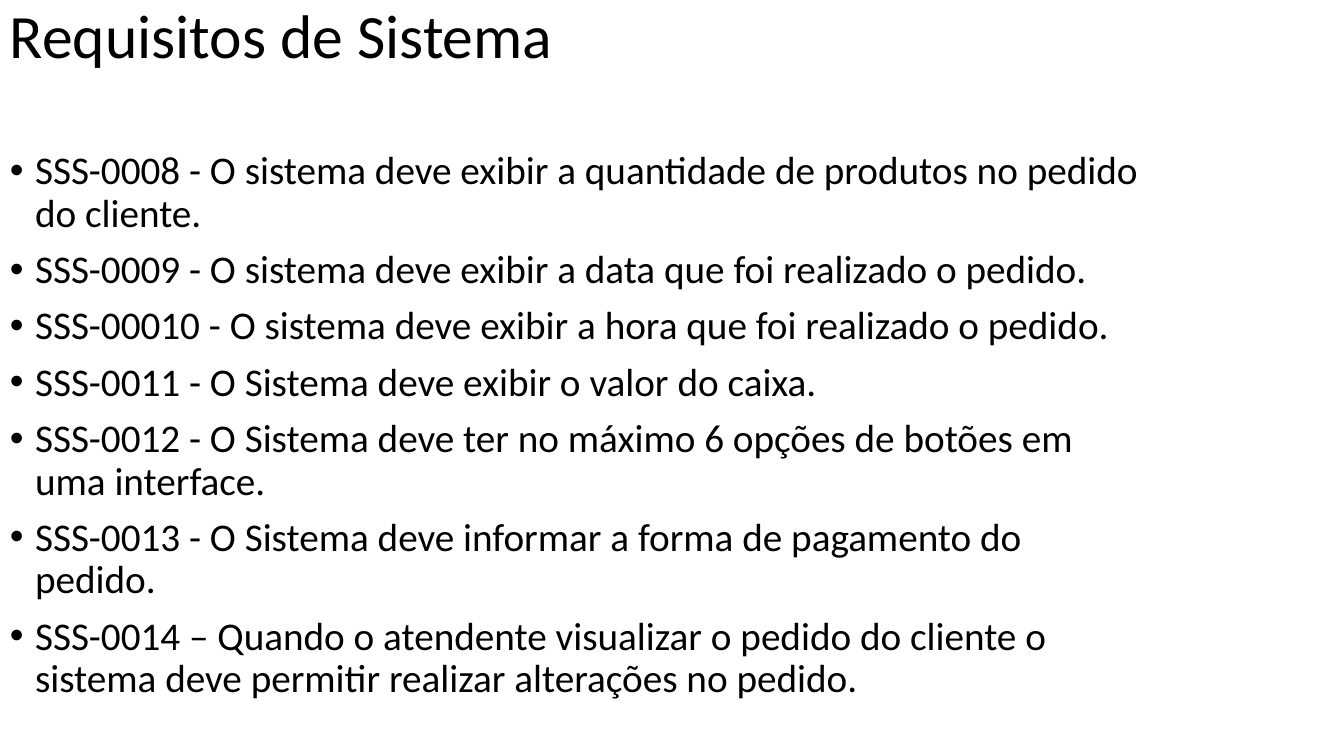
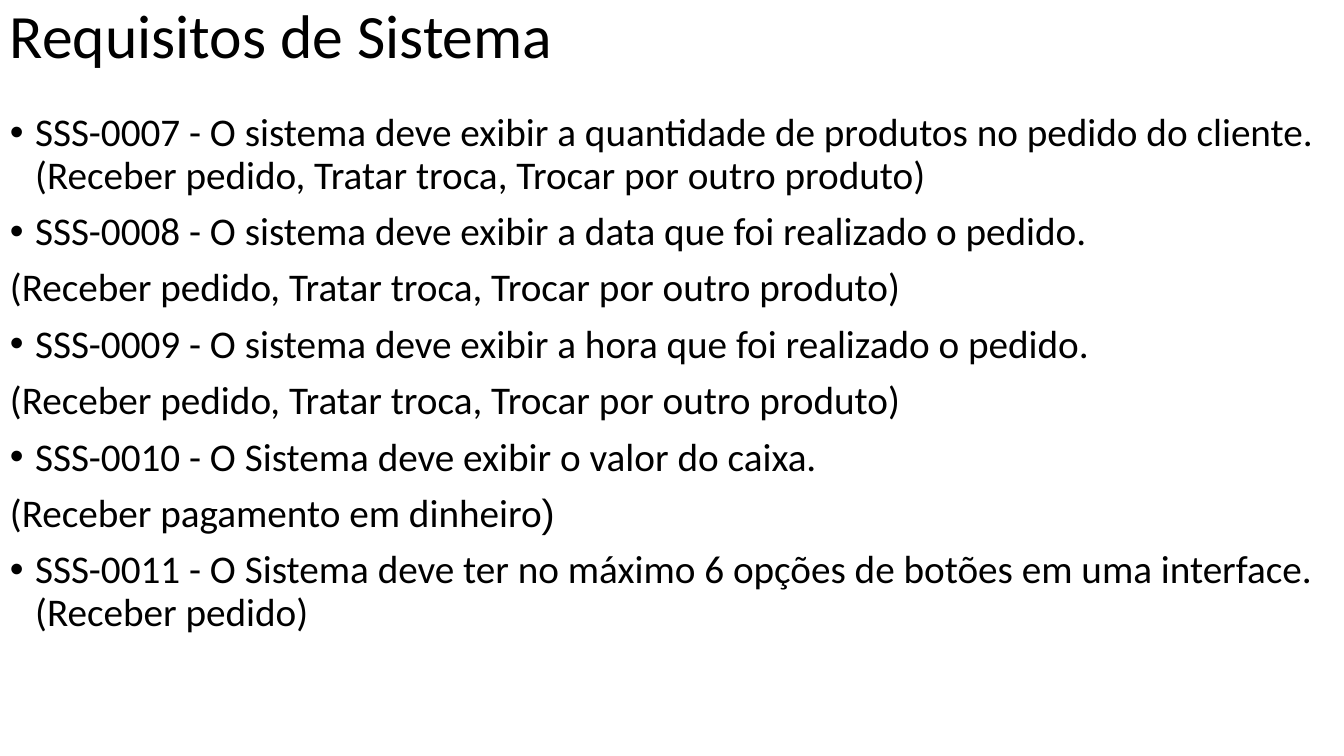
Before and after one commit to Felipe1901648/OPE, a slide deck: slide 2 of 22 - Requisitos do Sistema (SSS).pptx. Drawn at 1344x756 pixels with LibreOffice and Linux fonts; fonts in the diff are those of the drawing. Boxes give left, top, right and bottom in pixels: in the first picture for what was removed or moved away, otherwise in the second. Text is boxed around its words. In the diff, an @@ line names an element or a change of style, - is before the commit and + after.

```diff
--- a/22 - Requisitos do Sistema (SSS).pptx
+++ b/22 - Requisitos do Sistema (SSS).pptx
@@ text at (x1=10, y1=118, x2=1313, y2=633): text changed @@
-• SSS-0008 - O sistema deve exibir a quantidade de produtos no pedido do cliente.
-• SSS-0009 - O sistema deve exibir a data que foi realizado o pedido.
-• SSS-00010 - O sistema deve exibir a hora que foi realizado o pedido.
-• SSS-0011 - O Sistema deve exibir o valor do caixa.
-• SSS-0012 - O Sistema deve ter no máximo 6 opções de botões em uma interface.
-• SSS-0013 - O Sistema deve informar a forma de pagamento do pedido.
-• SSS-0014 – Quando o atendente visualizar o pedido do cliente o sistema deve permitir realizar alterações no pedido.
+• SSS-0007 - O sistema deve exibir a quantidade de produtos no pedido do cliente. (Receber pedido, Tratar troca, Trocar por outro produto)
+• SSS-0008 - O sistema deve exibir a data que foi realizado o pedido.
+(Receber pedido, Tratar troca, Trocar por outro produto)
+• SSS-0009 - O sistema deve exibir a hora que foi realizado o pedido.
+(Receber pedido, Tratar troca, Trocar por outro produto)
+• SSS-0010 - O Sistema deve exibir o valor do caixa.
+(Receber pagamento em dinheiro)
+• SSS-0011 - O Sistema deve ter no máximo 6 opções de botões em uma interface. (Receber pedido)
```
Also in this commit, not shown: 1 other slide changed, 1 slide added, 20 other files.
